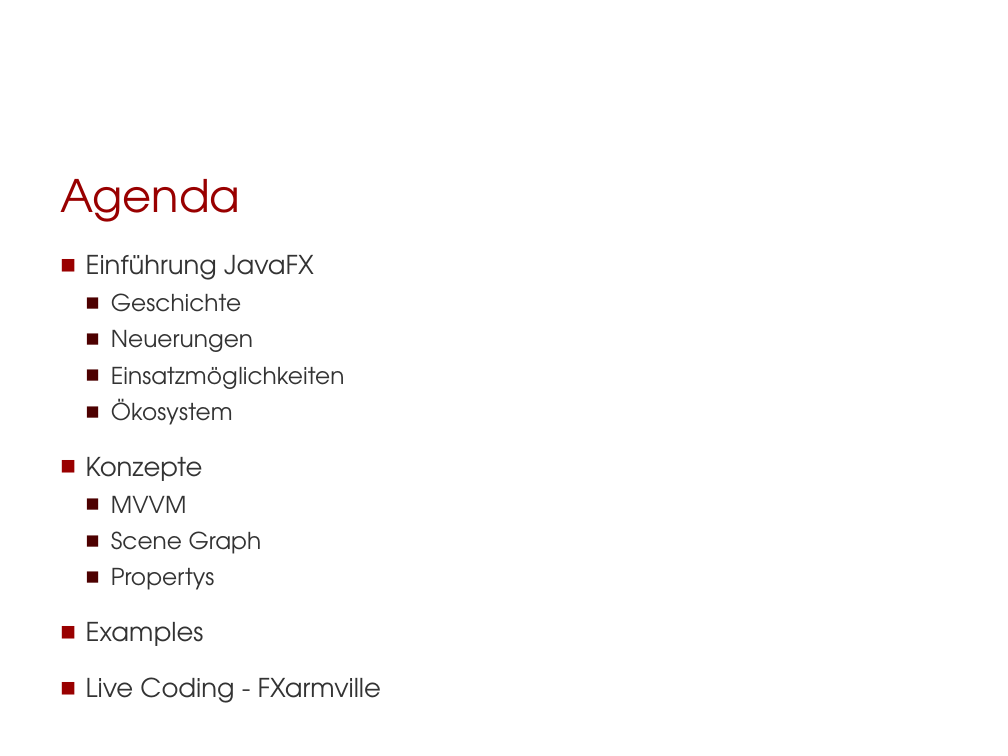
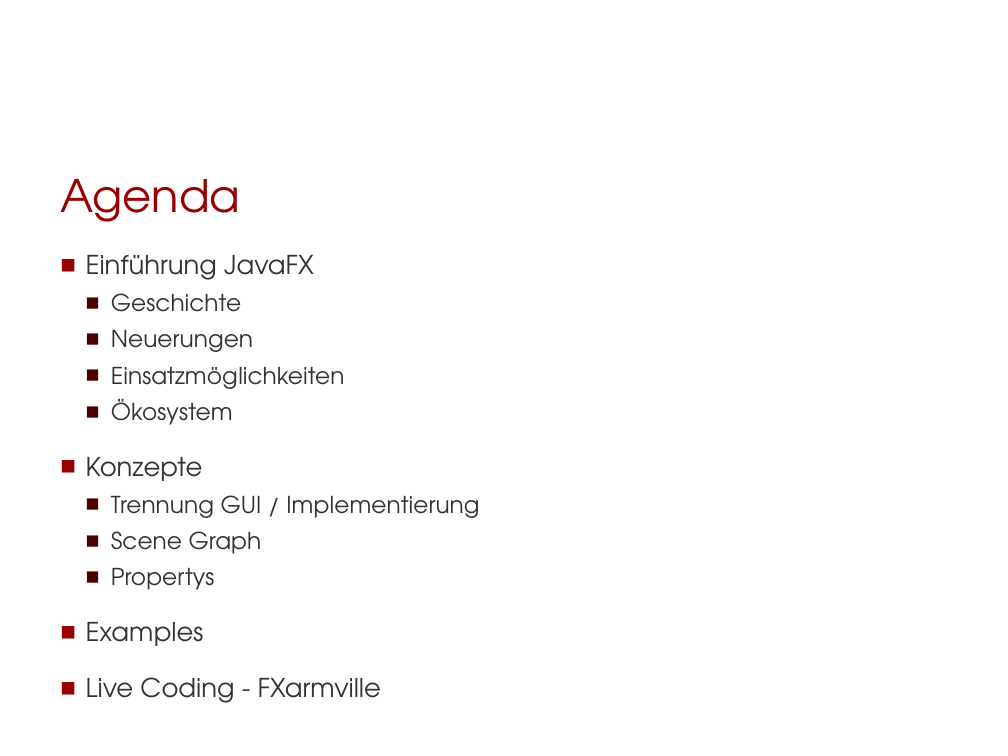
Before and after one commit to Morkunas/jfxusergroup, a slide deck: slide 2 of JavaFX-UserGroup.pptx. Drawn at 1008x756 pixels with LibreOffice and Linux fonts; fonts in the diff are those of the drawing; background and template pictures are left out. Boxes give left, top, right and bottom in pixels: in the first picture for what was removed or moved away, otherwise in the second. Text is boxed around its words. In the diff, an @@ line names an element or a change of style, - is before the commit and + after.

```diff
--- a/JavaFX-UserGroup.pptx
+++ b/JavaFX-UserGroup.pptx
@@ text at [111,495,479,518]: text changed @@
-  ■ MVVM
+  ■ Trennung GUI / Implementierung
```
Also in this commit, not shown: 2 other slides changed, 2 slides added, 2 slides removed, 5 other files.
